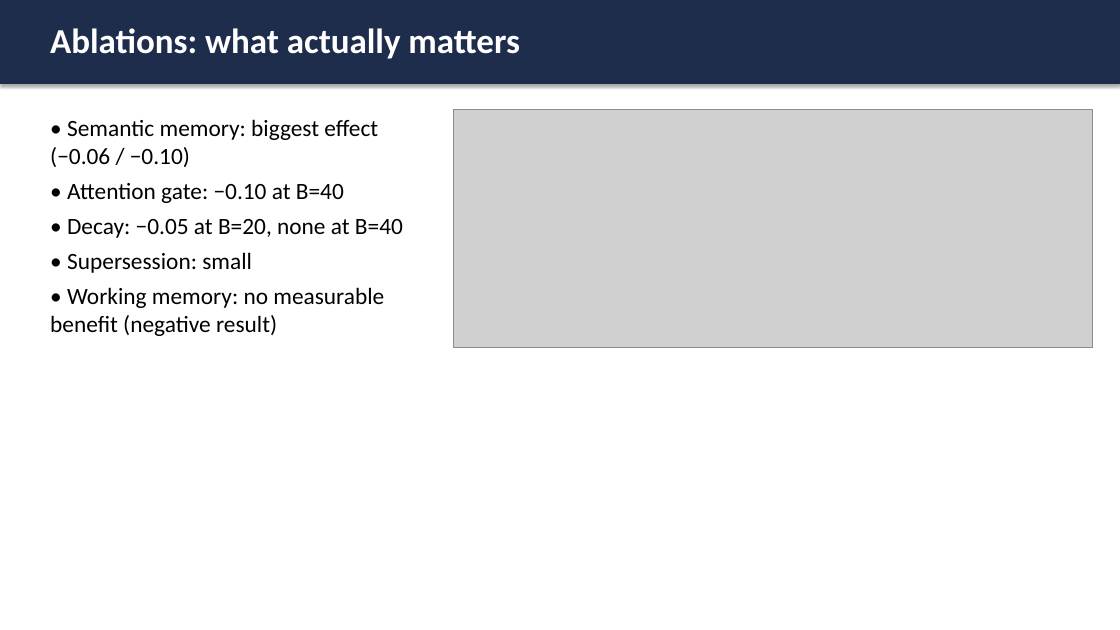
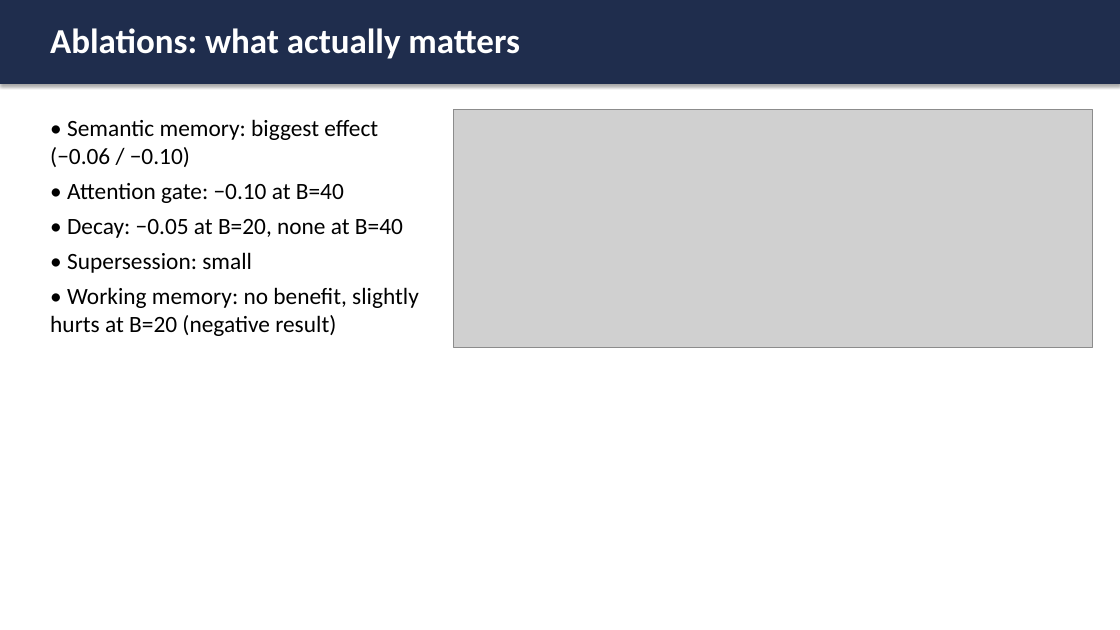
Before and after one commit to Mohammed-Rayan07/Memory-Inspired-Chatbot, a slide deck: slide 9 of report/Memory_Inspired_Chatbot_Slides.pptx. Drawn at 1120x630 pixels with LibreOffice and Linux fonts; fonts in the diff are those of the drawing; grey boxes stand for pictures. Boxes give left, top, right and bottom in pixels: in the first picture for what was removed or moved away, otherwise in the second. Text is boxed around its words. In the diff, an @@ line names an element or a change of style, - is before the commit and + after.

```diff
--- a/report/Memory_Inspired_Chatbot_Slides.pptx
+++ b/report/Memory_Inspired_Chatbot_Slides.pptx
@@ text at (50, 287, 419, 336): text changed @@
-• Working memory: no measurable benefit (negative result)
+• Working memory: no benefit, slightly hurts at B=20 (negative result)
```
Also in this commit, not shown: 9 other files.
